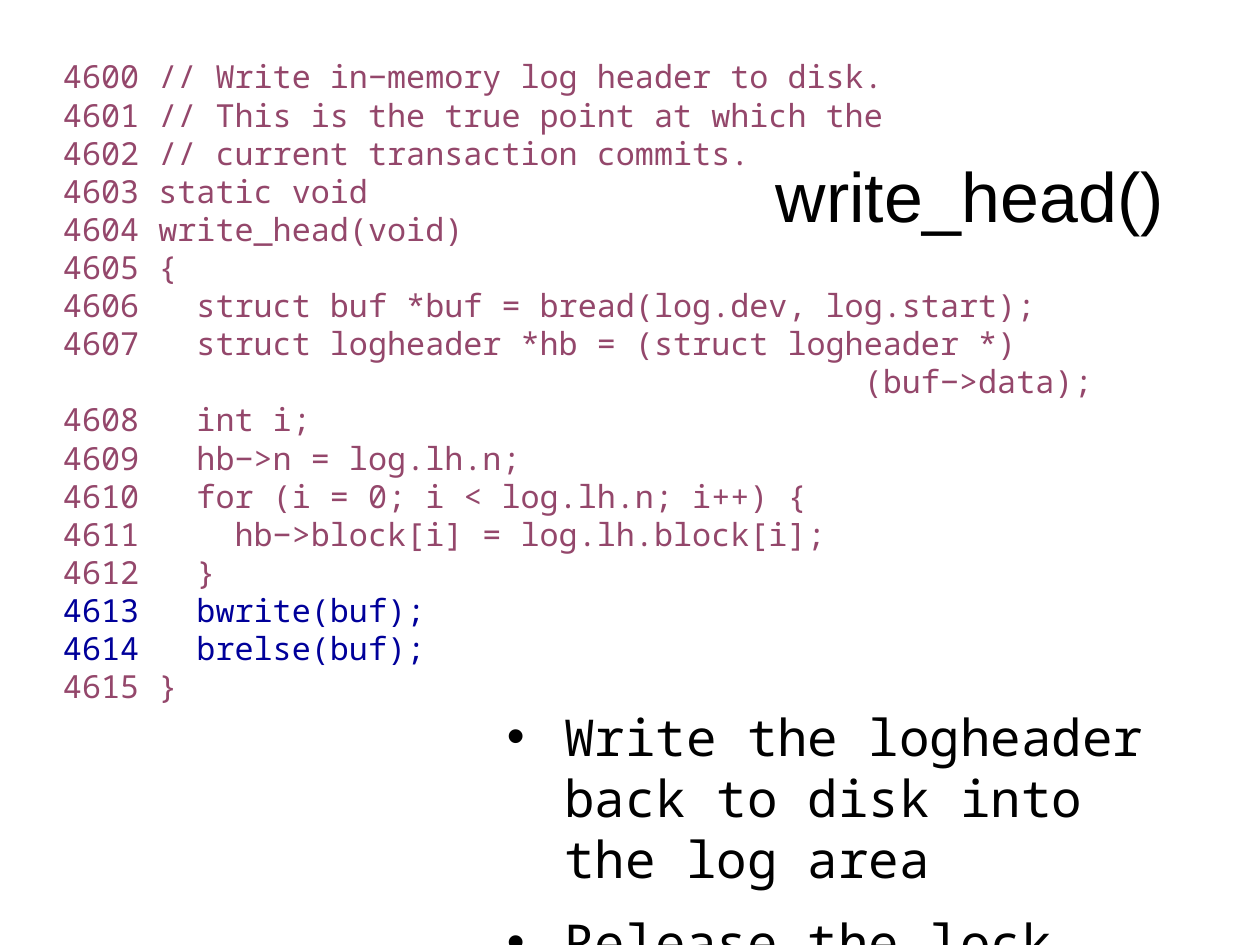
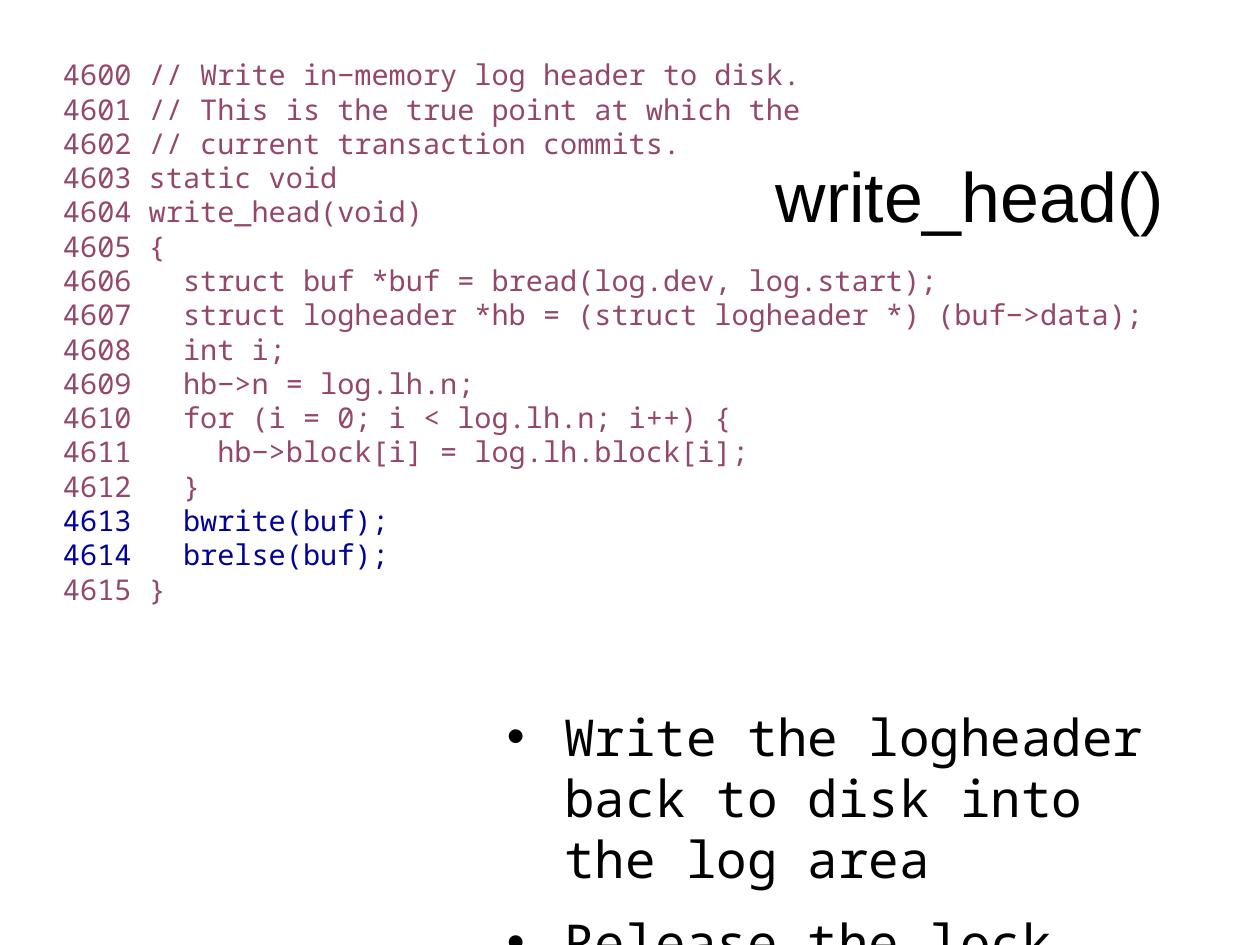
Before and after one commit to mars-research/cs5460, a slide deck: slide 69 of static/lectures/lecture12-file-system/lecture12-file-system.pptx. Drawn at 1260x945 pixels with LibreOffice and Linux fonts; fonts in the diff are those of the drawing. Boxes give left, top, right and bottom in pixels: in the first picture for what was removed or moved away, otherwise in the second. Text is boxed around its words. In the diff, an @@ line names an element or a change of style, - is before the commit and + after.

```diff
--- a/static/lectures/lecture12-file-system/lecture12-file-system.pptx
+++ b/static/lectures/lecture12-file-system/lecture12-file-system.pptx
@@ text at (63,63,938,601): size 20 to 18 pt in "4600 // Write in−memory log header to ...", "4601 // This is the true point ...", "4602 // current transaction commits.", "4603 static void" and 11 more places @@
@@ text at (63,303,1143,332): text changed; size 20 to 18 pt @@
-4607 struct logheader *hb = (struct logheader *)
-(buf−>data);
+4607 struct logheader *hb = (struct logheader *) (buf−>data);
```
Also in this commit, not shown: 28 other slides changed, 1 other file.
